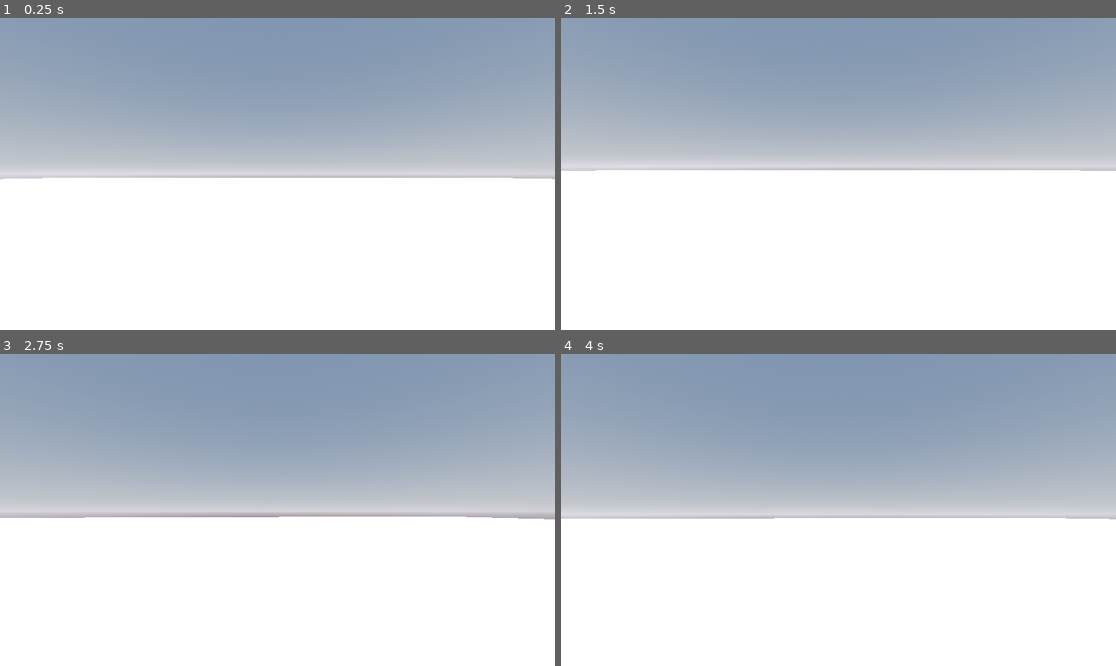
Above: before the commit, frames 1-4 (two rows, left to right).
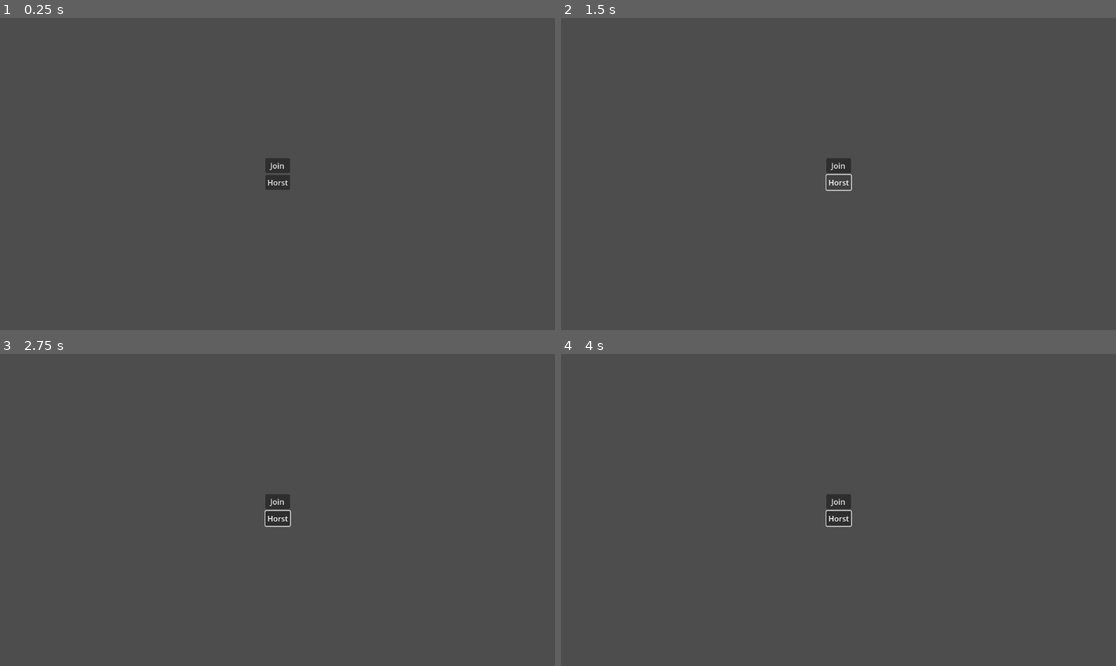
Above: after the commit, the same moments.

Repository: simonkuhlo/multiplayercamerastream
Game: Godot game, scene res://main.tscn
The game is run twice, just before and just after one commit, with the same random seed, the same clock (stepped at 60 frames per second) and the same inputs. Before the commit the project starts from res://level.tscn.
Inputs (mouse positions are in pixels of both pictures, inside the frame that each line leads up to):
- Up to frame 1 (0.25 s): no input
- Up to frame 2 (1.5 s): click (838, 164) at 0.5 s, where only the run after the commit has a clickable "Join"; click (838, 183) at 1.25 s, where only the run after the commit has a clickable "Horst"
- Up to frame 3 (2.75 s): tap Enter at 2 s; move the mouse to (305, 510) at 2.02 s; hold W (move_forward) from 2.03 s (still down); hold Shift (sprint) from 2.03 s (still down); tap Space (jump) at 2.27 s
- Up to frame 4 (4 s): keep holding W (move_forward); tap Space (jump) at 2.75, 3.02 s; move the mouse to (810, 510) at 2.77 s; release Shift (sprint) at 2.78 s; tap Shift (sprint) at 2.85 s; tap Enter at 3.5 s; move the mouse to (849, 503) at 3.52 s; hold Shift (sprint) from 3.53 s (still down)

The runs differ from the first frame. In frame 1, 100% of the frame differs, in the area x 0-100%, y 0-100%; in frame 2, 100%; in frame 3, 100%; in frame 4, 100%.

Commit message:
blip blup

Diff:
--- /dev/null
+++ b/Lobby/lobby.tscn
@@ -0,0 +1,48 @@
+[gd_scene load_steps=3 format=3 uid="uid://5pashej8ttwl"]
+
+[ext_resource type="Script" uid="uid://vnr5p0kuh5q5" path="res://Lobby/player_list.gd" id="1_1qw4d"]
+[ext_resource type="PackedScene" uid="uid://h6o8ggqurfcy" path="res://Lobby/player_visualizer.tscn" id="2_k4in3"]
+
+[node name="Lobby" type="Control"]
+layout_mode = 3
+anchors_preset = 15
+anchor_right = 1.0
+anchor_bottom = 1.0
+grow_horizontal = 2
+grow_vertical = 2
+
+[node name="MenuButton" type="MenuButton" parent="."]
+layout_mode = 1
+anchors_preset = 8
+anchor_left = 0.5
+anchor_top = 0.5
+anchor_right = 0.5
+anchor_bottom = 0.5
+offset_left = -4.0
+offset_top = -4.0
+offset_right = 4.0
+offset_bottom = 4.0
+grow_horizontal = 2
+grow_vertical = 2
+toggle_mode = false
+text = "Hallo"
+item_count = 2
+popup/item_0/text = "Hi"
+popup/item_0/id = 0
+popup/item_1/text = "hi2"
+popup/item_1/id = 1
+
+[node name="PlayerList" type="VBoxContainer" parent="."]
+layout_mode = 1
+anchors_preset = -1
+anchor_bottom = 0.673
+offset_right = 355.0
+offset_bottom = -0.104034
+script = ExtResource("1_1qw4d")
+player_visualizer = ExtResource("2_k4in3")
+
+[node name="PlayerVisualizer" parent="PlayerList" instance=ExtResource("2_k4in3")]
+layout_mode = 2
+
+[node name="PlayerVisualizer2" parent="PlayerList" instance=ExtResource("2_k4in3")]
+layout_mode = 2
--- /dev/null
+++ b/Lobby/lobby_player_visualizer.gd
@@ -0,0 +1,16 @@
+extends HBoxContainer
+class_name LobbyPlayerVisualizer
+
+@export var name_label:Label = Label.new()
+
+var player_info:MultiplayerClientInfo:
+	set(new_player_info):
+		player_info = new_player_info
+		name_label.text = player_info.name
+
+func _init(new_player_info:MultiplayerClientInfo) -> void:
+	player_info = new_player_info
+
+func _ready() -> void:
+	if name_label not in get_children():
+		add_child(name_label)
--- /dev/null
+++ b/Lobby/main_menu.tscn
@@ -0,0 +1,31 @@
+[gd_scene format=3 uid="uid://dcopa5aduac5t"]
+
+[node name="MainMenu" type="Control"]
+layout_mode = 3
+anchors_preset = 15
+anchor_right = 1.0
+anchor_bottom = 1.0
+grow_horizontal = 2
+grow_vertical = 2
+
+[node name="VBoxContainer" type="VBoxContainer" parent="."]
+layout_mode = 1
+anchors_preset = 8
+anchor_left = 0.5
+anchor_top = 0.5
+anchor_right = 0.5
+anchor_bottom = 0.5
+offset_left = -25.5
+offset_top = -33.0
+offset_right = 25.5
+offset_bottom = 33.0
+grow_horizontal = 2
+grow_vertical = 2
+
+[node name="JoinButton" type="Button" parent="VBoxContainer"]
+layout_mode = 2
+text = "Join"
+
+[node name="HostButton" type="Button" parent="VBoxContainer"]
+layout_mode = 2
+text = "Horst"
--- /dev/null
+++ b/Lobby/player_list.gd
@@ -0,0 +1,15 @@
+extends VBoxContainer
+
+var connected_players:Array[MultiplayerClientInfo] = []
+
+@export var player_visualizer:PackedScene
+
+func _ready() -> void:
+	_update_player_list()
+
+func _update_player_list() -> void:
+	for child in get_children():
+		child.queue_free()
+	for player in connected_players:
+		var instance:LobbyPlayerVisualizer = player_visualizer.instantiate()
+		instance.player_info = player
--- /dev/null
+++ b/Lobby/player_visualizer.tscn
@@ -0,0 +1,24 @@
+[gd_scene load_steps=2 format=3 uid="uid://h6o8ggqurfcy"]
+
+[ext_resource type="Script" uid="uid://cb65cukq3ah7i" path="res://Lobby/lobby_player_visualizer.gd" id="1_gwa0s"]
+
+[node name="PlayerVisualizer" type="HBoxContainer"]
+custom_minimum_size = Vector2(90, 30)
+anchors_preset = -1
+anchor_right = 1.0
+anchor_bottom = 0.046
+offset_bottom = 0.191998
+grow_horizontal = 2
+grow_vertical = 2
+script = ExtResource("1_gwa0s")
+
+[node name="ColorRect" type="ColorRect" parent="."]
+custom_minimum_size = Vector2(30, 0)
+layout_mode = 2
+
+[node name="Label" type="Label" parent="."]
+custom_minimum_size = Vector2(60, 30)
+layout_mode = 2
+size_flags_horizontal = 3
+text = "Hallo"
+vertical_alignment = 1
--- /dev/null
+++ b/Multiplayer/client_info.gd
@@ -0,0 +1,4 @@
+extends Resource
+class_name MultiplayerClientInfo
+
+@export var name:String = "Stranger"
--- /dev/null
+++ b/game_root.gd
@@ -0,0 +1,19 @@
+extends Node
+class_name GameRoot
+
+@export var main_menu_scene:PackedScene
+@export var lobby_scene:PackedScene
+@export var user_space:UserSpace
+@export var multiplayer_lobby:MultiplayerLobby
+
+func _ready() -> void:
+	to_main_menu()
+
+func to_lobby() -> void:
+	user_space.switch_scene(lobby_scene.instantiate())
+
+func to_main_menu() -> void:
+	user_space.switch_scene(main_menu_scene.instantiate())
+
+func join_level() -> void:
+	pass
--- /dev/null
+++ b/game_root.tscn
@@ -0,0 +1,28 @@
+[gd_scene load_steps=8 format=3 uid="uid://ba2fayr6kl713"]
+
+[ext_resource type="Script" uid="uid://c13ymgcjl6cro" path="res://game_root.gd" id="1_0o8ui"]
+[ext_resource type="PackedScene" uid="uid://dcopa5aduac5t" path="res://Lobby/main_menu.tscn" id="2_8gxew"]
+[ext_resource type="PackedScene" uid="uid://5pashej8ttwl" path="res://Lobby/lobby.tscn" id="3_ledqy"]
+[ext_resource type="Script" uid="uid://cwv3b0s7axf1n" path="res://multiplayer_lobby.gd" id="4_6t5o2"]
+[ext_resource type="Script" uid="uid://dpu8didwk4cyt" path="res://Multiplayer/client_info.gd" id="5_aiwur"]
+[ext_resource type="Script" uid="uid://rueuvwysdath" path="res://user_space.gd" id="6_krhou"]
+
+[sub_resource type="Resource" id="Resource_fc0e3"]
+script = ExtResource("5_aiwur")
+name = "Stranger"
+metadata/_custom_type_script = "uid://dpu8didwk4cyt"
+
+[node name="Game" type="Node" node_paths=PackedStringArray("user_space", "multiplayer_lobby")]
+script = ExtResource("1_0o8ui")
+main_menu_scene = ExtResource("2_8gxew")
+lobby_scene = ExtResource("3_ledqy")
+user_space = NodePath("UserSpace")
+multiplayer_lobby = NodePath("MultiplayerLobby")
+
+[node name="MultiplayerLobby" type="Node" parent="."]
+script = ExtResource("4_6t5o2")
+player_info = SubResource("Resource_fc0e3")
+metadata/_custom_type_script = "uid://cwv3b0s7axf1n"
+
+[node name="UserSpace" type="Node" parent="."]
+script = ExtResource("6_krhou")
--- a/level.tscn
+++ b/level.tscn
@@ -1,7 +1,7 @@
 [gd_scene load_steps=8 format=3 uid="uid://t601d3601ifk"]
 
 [ext_resource type="PackedScene" uid="uid://bsioxsm6cy0x7" path="res://player.tscn" id="1_u52ul"]
-[ext_resource type="Script" uid="uid://cwv3b0s7axf1n" path="res://multiplayer.gd" id="1_vonw3"]
+[ext_resource type="Script" uid="uid://cwv3b0s7axf1n" path="res://multiplayer_lobby.gd" id="1_vonw3"]
 
 [sub_resource type="ProceduralSkyMaterial" id="ProceduralSkyMaterial_u52ul"]
 sky_horizon_color = Color(0.662243, 0.671743, 0.686743, 1)
--- a/lobby.tscn
+++ /dev/null
@@ -1,34 +0,0 @@
-[gd_scene format=3 uid="uid://5pashej8ttwl"]
-
-[node name="Lobby" type="Control"]
-layout_mode = 3
-anchors_preset = 15
-anchor_right = 1.0
-anchor_bottom = 1.0
-grow_horizontal = 2
-grow_vertical = 2
-
-[node name="MenuButton" type="MenuButton" parent="."]
-layout_mode = 1
-anchors_preset = 8
-anchor_left = 0.5
-anchor_top = 0.5
-anchor_right = 0.5
-anchor_bottom = 0.5
-offset_left = -4.0
-offset_top = -4.0
-offset_right = 4.0
-offset_bottom = 4.0
-grow_horizontal = 2
-grow_vertical = 2
-text = "Hallo"
-item_count = 2
-popup/item_0/text = "Hi"
-popup/item_0/id = 0
-popup/item_1/text = "hi2"
-popup/item_1/id = 1
-
-[node name="MenuBar" type="MenuBar" parent="."]
-layout_mode = 0
-offset_right = 339.0
-offset_bottom = 175.0
--- /dev/null
+++ b/main.gd
@@ -0,0 +1,6 @@
+extends Node
+
+
+func _ready() -> void:
+	Game_Root.to_lobby()
+	queue_free()
--- /dev/null
+++ b/main.tscn
@@ -0,0 +1,3 @@
+[gd_scene format=3 uid="uid://co3nu1w5lqt0k"]
+
+[node name="Main" type="Node"]
--- a/main_menu.tscn
+++ /dev/null
@@ -1,9 +0,0 @@
-[gd_scene format=3 uid="uid://dcopa5aduac5t"]
-
-[node name="MainMenu" type="Control"]
-layout_mode = 3
-anchors_preset = 15
-anchor_right = 1.0
-anchor_bottom = 1.0
-grow_horizontal = 2
-grow_vertical = 2
--- a/multiplayer.gd
+++ /dev/null
@@ -1 +0,0 @@
-extends Node
--- /dev/null
+++ b/multiplayer_lobby.gd
@@ -0,0 +1,24 @@
+extends Node
+class_name MultiplayerLobby
+
+@export var player_info:MultiplayerClientInfo = MultiplayerClientInfo.new()
+
+@export var game_port:int = 6969
+
+@export var max_clients:int = 10
+
+func _ready() -> void:
+	multiplayer.peer_connected.connect(_on_peer_connected)
+
+func _on_peer_connected(id) -> void:
+	print("Peer "+str(id)+" connected")
+
+func _host() -> void:
+	var peer = ENetMultiplayerPeer.new()
+	peer.create_server(game_port, max_clients)
+	multiplayer.multiplayer_peer = peer
+
+func _join() -> void:
+	var peer = ENetMultiplayerPeer.new()
+	peer.create_client("localhost", game_port)
+	multiplayer.multiplayer_peer = peer
--- a/player.gd
+++ b/player.gd
@@ -25,11 +25,9 @@
 	# Gravity
 	if not is_on_floor():
 		velocity.y -= gravity * delta
-
 	# Jump
 	if Input.is_action_just_pressed("jump") and is_on_floor():
 		velocity.y = jump_velocity
-
 	# Movement
 	var input_dir = Input.get_vector("move_left", "move_right", "move_forward", "move_back")
 	var direction = (transform.basis * Vector3(input_dir.x, 0, input_dir.y)).normalized()
--- a/project.godot
+++ b/project.godot
@@ -11,9 +11,13 @@
 [application]
 
 config/name="MultiplayerCameraStream"
-run/main_scene="uid://t601d3601ifk"
+run/main_scene="uid://co3nu1w5lqt0k"
 config/features=PackedStringArray("4.4", "Forward Plus")
 config/icon="res://icon.svg"
+
+[autoload]
+
+Game_Root="*res://game_root.tscn"
 
 [input]
 
--- /dev/null
+++ b/user_space.gd
@@ -0,0 +1,8 @@
+extends Node
+class_name UserSpace
+
+
+func switch_scene(new_scene:Node):
+	for child in get_children():
+		child.queue_free()
+	add_child(new_scene)
Not shown, added: Lobby/lobby_player_visualizer.gd.uid
Not shown, added: Lobby/player_list.gd.uid
Not shown, added: Multiplayer/client_info.gd.uid
Not shown, added: game_root.gd.uid
Not shown, added: main.gd.uid
Renamed: multiplayer.gd.uid -> multiplayer_lobby.gd.uid
Not shown, added: user_space.gd.uid
